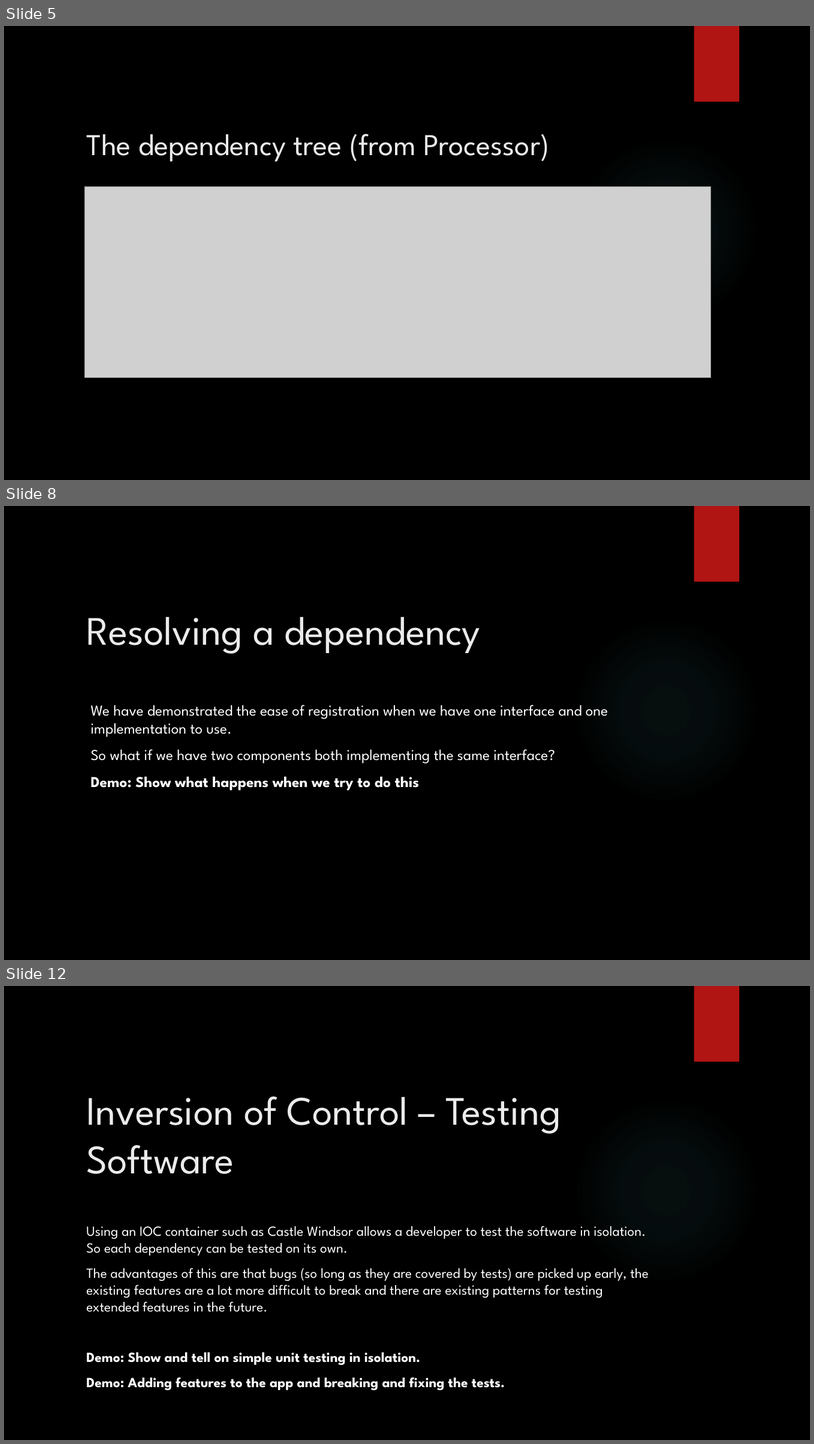
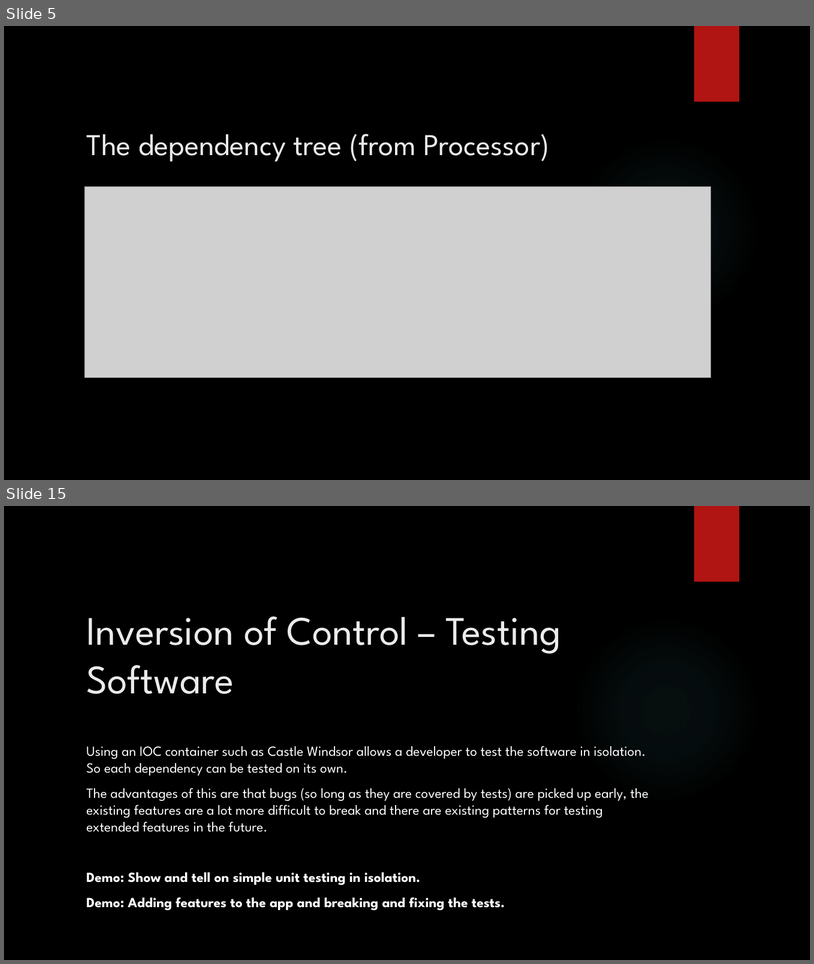
Before and after one commit to jscanlon77/dependency-injection, a slide deck: Castle Windsor Inversion of Control.pptx. Shown one above the other, each under a label of ours: slides 5, 8 and 12 before the commit, slides 5 and 15 after it; the slides between them are not shown. The pictures are 814x1444 and 814x964 pixels, drawn with LibreOffice and Linux fonts; fonts in the diff are those of the drawing; grey boxes stand for pictures; background and template pictures are left out. Boxes give left, top, right and bottom in pixels: in the first picture for what was removed or moved away, otherwise in the second. Text is boxed around its words. In the diff, an @@ line names an element or a change of style, - is before the commit and + after.

```diff
--- a/Castle Windsor Inversion of Control.pptx
+++ b/Castle Windsor Inversion of Control.pptx
@@ slide 8 removed at <box>4,506,810,960</box>, background picture (left out); not listed: 2 template elements that a slide beside it also shows @@
@@ title removed at <box>86,616,480,654</box> @@
-Resolving a dependency
@@ text removed at <box>91,705,608,790</box> @@
-We have demonstrated the ease of registration when we have one interface and one implementation to use.
-So what if we have two components both implementing the same interface?
-Demo: Show what happens when we try to do this
@@ what was slide 12 is now slide 15 @@
```
Also in this commit, not shown: 5 slides changed, 5 slides added, 1 other slide removed.
